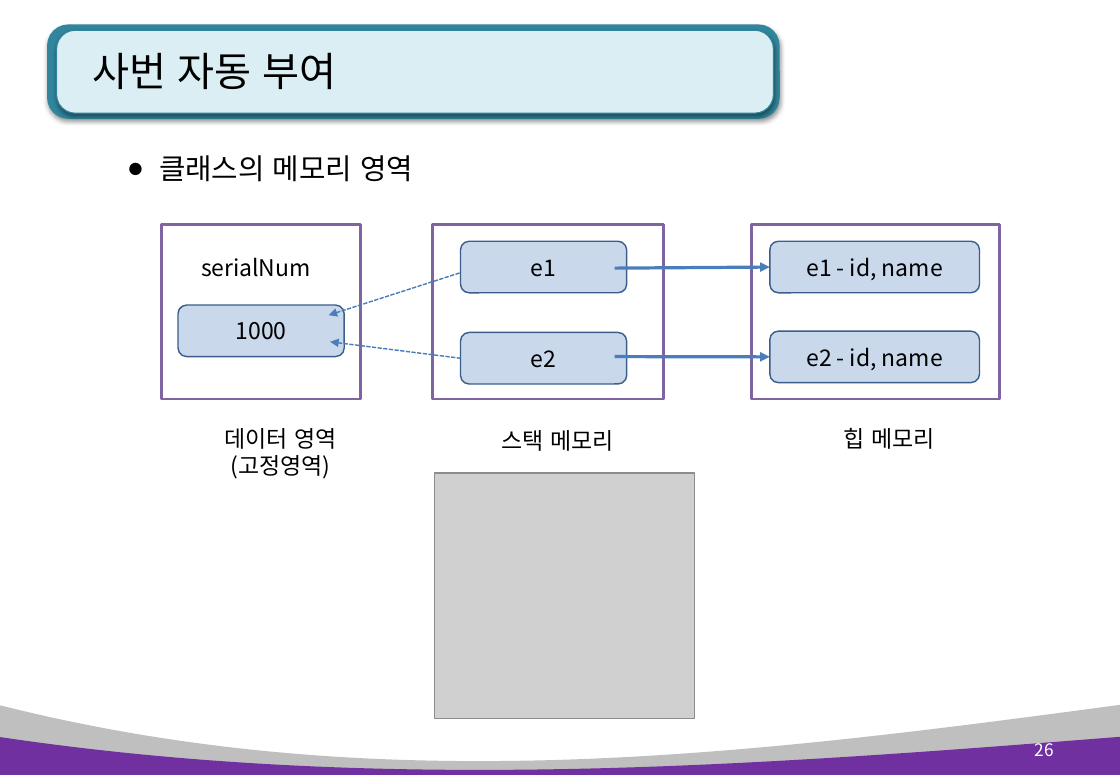
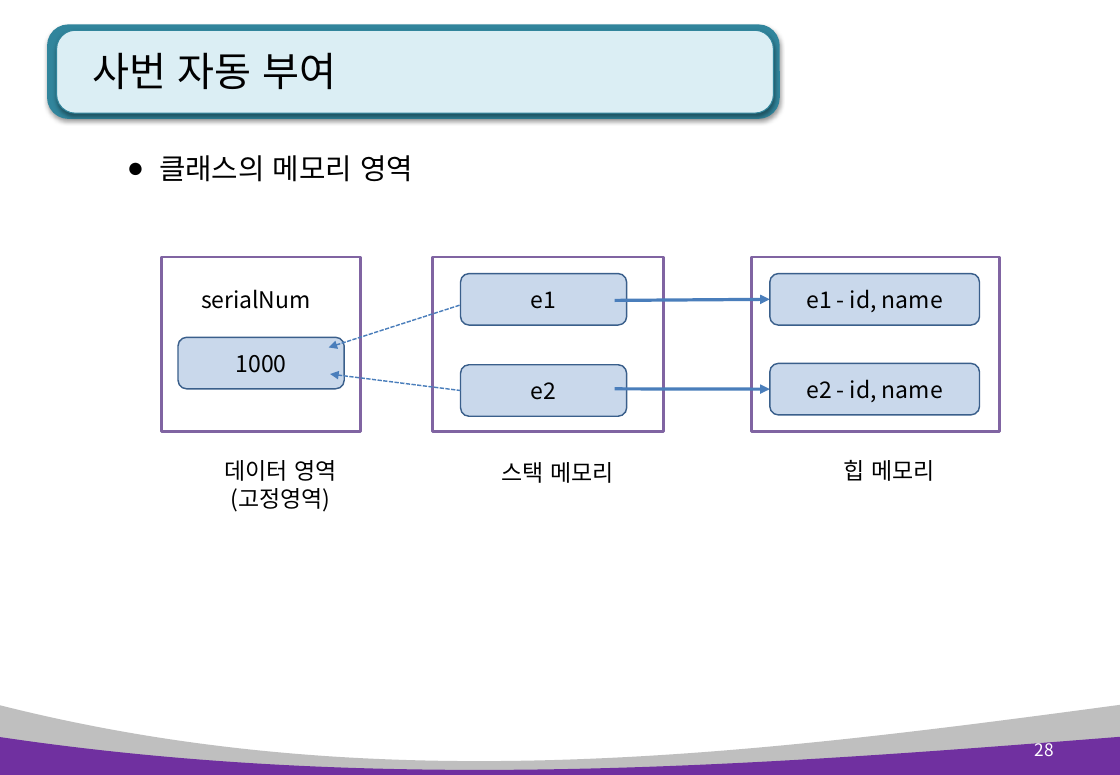
Before and after one commit to kiyongee2/green_project_web, a slide deck: slide 28 of python_ppt/Python 7장. 클래스와 상속 .pptx (slide 26 before the commit). Drawn at 1120x775 pixels with LibreOffice and Linux fonts; fonts in the diff are those of the drawing; grey boxes stand for pictures. Boxes give left, top, right and bottom in pixels: in the first picture for what was removed or moved away, otherwise in the second. Text is boxed around its words. In the diff, an @@ line names an element or a change of style, - is before the commit and + after.

```diff
--- a/python_ppt/Python 7장. 클래스와 상속 .pptx
+++ b/python_ppt/Python 7장. 클래스와 상속 .pptx
@@ 3 rounded rectangles, 3 rectangles, 1 arrow: place and size @@
-3 rounded rectangles, 3 rectangles, 1 arrow at bbox=[161, 225, 1000, 400]
+3 rounded rectangles, 3 rectangles, 1 arrow at bbox=[161, 258, 1000, 432]
@@ 4 texts, 3 arrows, 2 rounded rectangles: place and size @@
-4 texts, 3 arrows, 2 rounded rectangles at bbox=[178, 257, 934, 479]
+4 texts, 3 arrows, 2 rounded rectangles at bbox=[178, 289, 934, 512]
@@ picture removed at bbox=[434, 474, 694, 720] @@
@@ page number at bbox=[1034, 739, 1053, 756]: text changed @@
-26
+28
```
Also in this commit, not shown: 11 other slides changed, 3 slides added, 3 other files.
